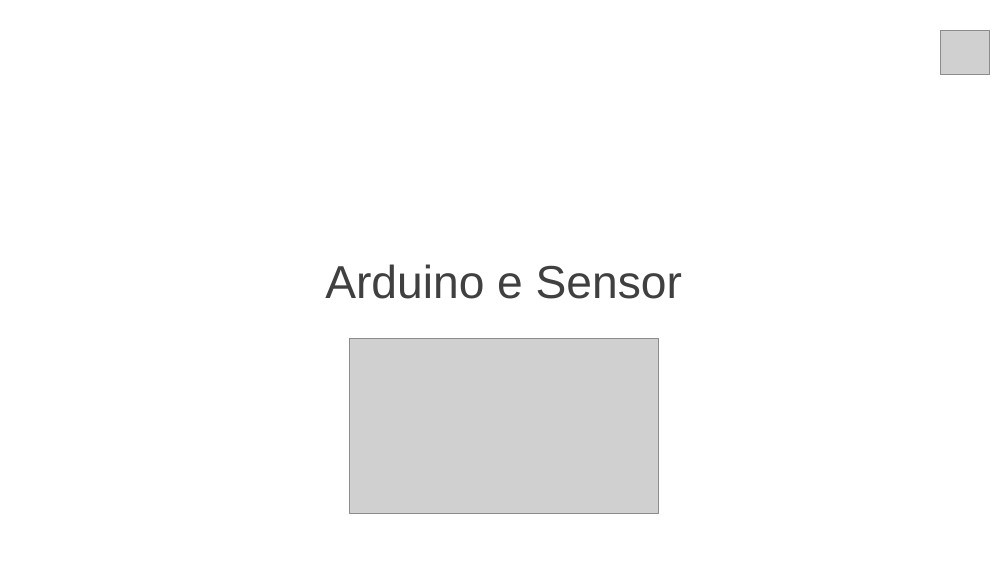
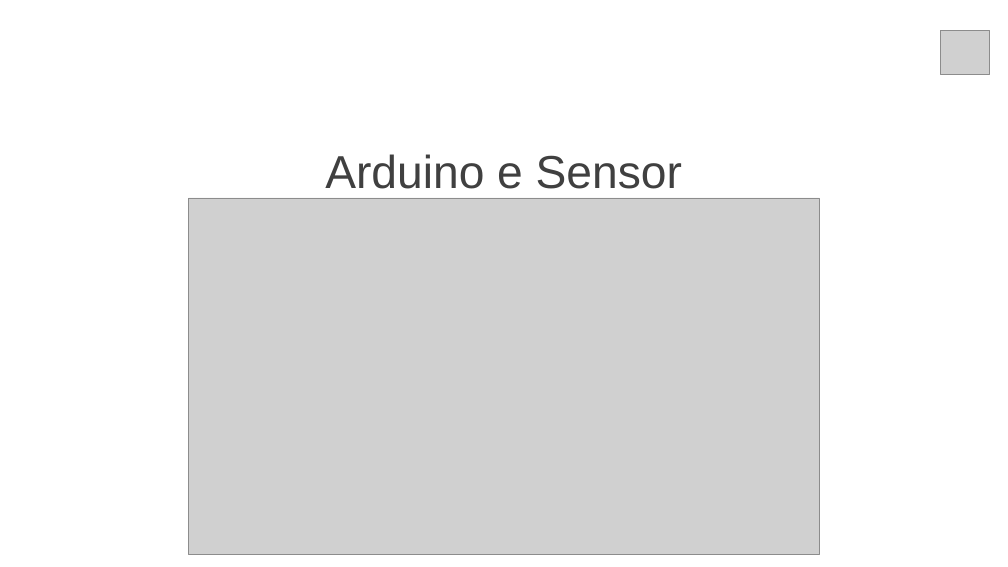
Before and after one commit to christian-raphael/projeto-bandtec, a slide deck: slide 9 of documentacao/slide-synergy.pptx (slide 10 before the commit). Drawn at 1008x567 pixels with LibreOffice and Linux fonts; fonts in the diff are those of the drawing; grey boxes stand for pictures. Boxes give left, top, right and bottom in pixels: in the first picture for what was removed or moved away, otherwise in the second. Text is boxed around its words. In the diff, an @@ line names an element or a change of style, - is before the commit and + after.

```diff
--- a/documentacao/slide-synergy.pptx
+++ b/documentacao/slide-synergy.pptx
@@ text "Arduino e Sensor": place and size @@
-text "Arduino e Sensor" at [325,264,682,299]
+text "Arduino e Sensor" at [325,154,682,189]
@@ picture: place and size @@
-picture at [349,338,659,513]
+picture at [189,198,820,554]
```
Also in this commit, not shown: 3 other slides changed, 1 slide removed.
